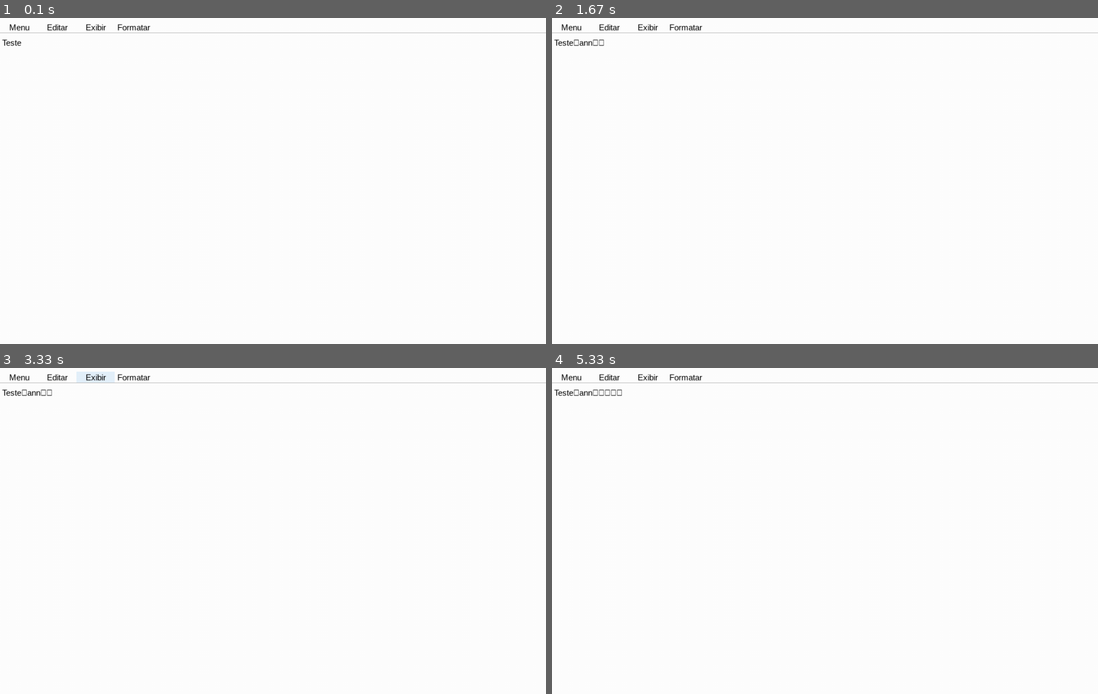
Above: before the commit, frames 1-4 (two rows, left to right).
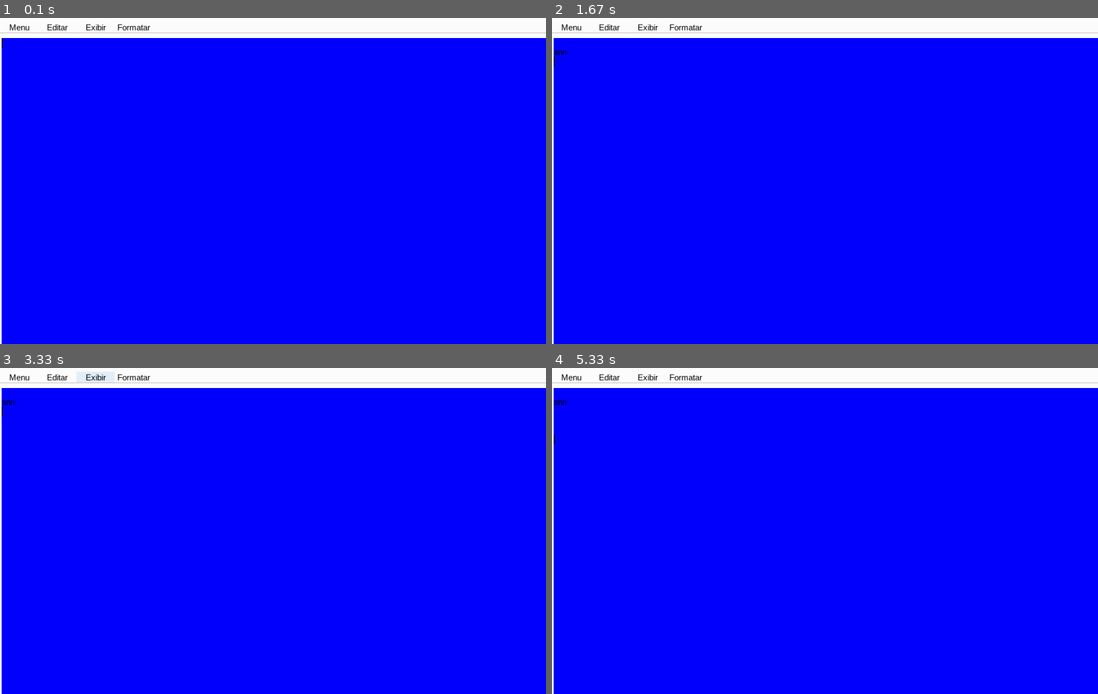
Above: after the commit, the same moments.

Repository: PedroGoulartbranco/Bloco-de-notas-pygame
Game: pygame game, started from main.py
Same seed, same stepped clock (60 frames per second), same inputs: the game is played once before the commit and once after it.
Inputs (mouse positions are in pixels of both pictures, inside the frame that each line leads up to):
- Up to frame 1 (0.1 s): no input
- Up to frame 2 (1.67 s): tap Enter at 0.33, 1 s; type "ann" at 0.67 s; tap Backspace at 1.22 s
- Up to frame 3 (3.33 s): click "Editar" at 2.15 s; click (245, 615) at 2.48 s
- Up to frame 4 (5.33 s): click "Exibir" at 3.37 s; move the mouse to (966, 501) at 3.65 s; click (966, 501) at 3.7 s; tap Enter at 4.48, 4.88, 5.18 s

The runs differ from the first frame. In frame 1, 94% of the frame differs, in the area x 0-100%, y 6-100%; in frame 2, 94%; in frame 3, 94%; in frame 4, 94%.

Commit message:
fazendo o cursor

Diff:
--- a/main.py
+++ b/main.py
@@ -12,7 +12,9 @@
 fonte_menu = pygame.font.SysFont('arial', 15)
 fonte_texto = pygame.font.SysFont('arial', 15)
 
-texto_usuario = "Teste"
+linhas = [""]
+linha_atual = 0
+onde_digitar = pygame.Rect(3, 40, LARGURA - 3, ALTURA - 40)
 
 def desenhar_texto():
     #Criando texto botoes
@@ -66,7 +68,13 @@
         if event.type == pygame.QUIT:
             rodando = False
         if event.type == pygame.KEYDOWN:
-            texto_usuario += event.unicode
+            if event.key == pygame.K_RETURN:
+                linhas.insert(linha_atual+1, "")
+                linha_atual += 1
+            elif event.key == pygame.K_BACKSPACE:
+                linhas[linha_atual] = linhas[linha_atual][:-1]
+            else:
+                linhas[linha_atual] += event.unicode
 
     posicao_mouse = pygame.mouse.get_pos()
 
@@ -76,8 +84,19 @@
     botao_arquivo, botao_editar, botao_formatar, botao_exibir = desenhar_botoes()
     desenhar_texto()
 
-    texto_surface = fonte_texto.render(texto_usuario, True, "black")
-    tela.blit(texto_surface, (4, 40))
+    pygame.draw.rect(tela, "blue", onde_digitar)
+
+    y_distancia = onde_digitar.y #Serve pra criar a distancia de cada
+
+    for linha in linhas:
+        texto_surface = fonte_texto.render(linha, True, "black")
+        tela.blit(texto_surface, (onde_digitar.x, y_distancia))
+        y_distancia += fonte_texto.get_height()
+
+    cursor_y = y_distancia - fonte_texto.get_height()
+    cursor_x = onde_digitar.x
+
+    linha_texto = pygame.draw.line(tela, "black", (cursor_x, cursor_y), (cursor_x, cursor_y + fonte_texto.get_height()), 2)
 
     pygame.display.flip()   # atualiza a tela
 
